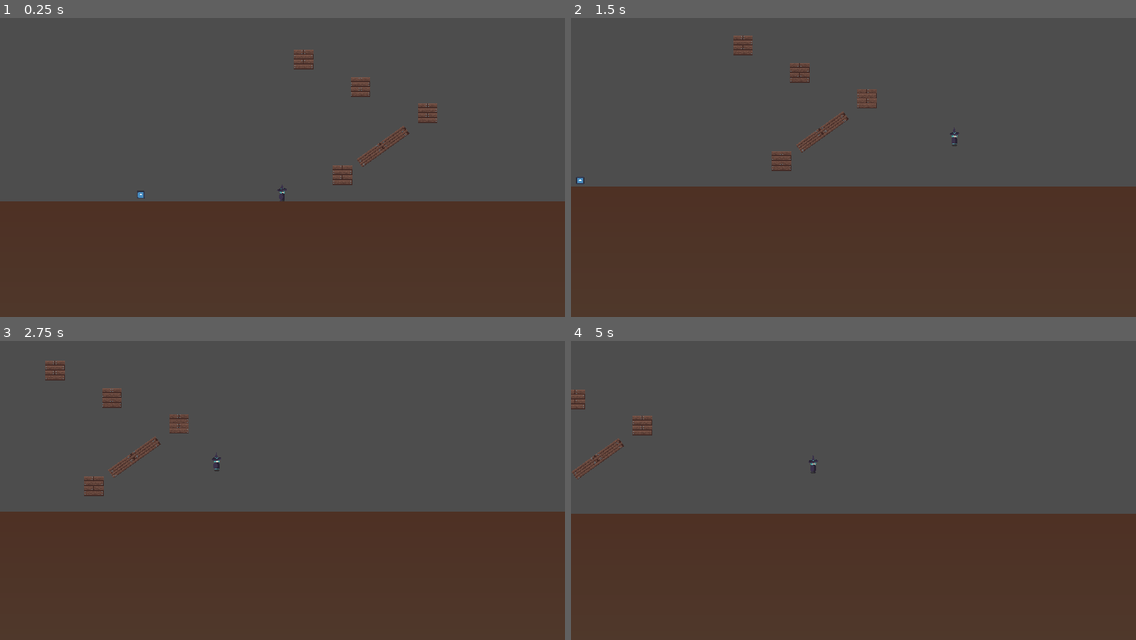
Above: before the commit, frames 1-4 (two rows, left to right).
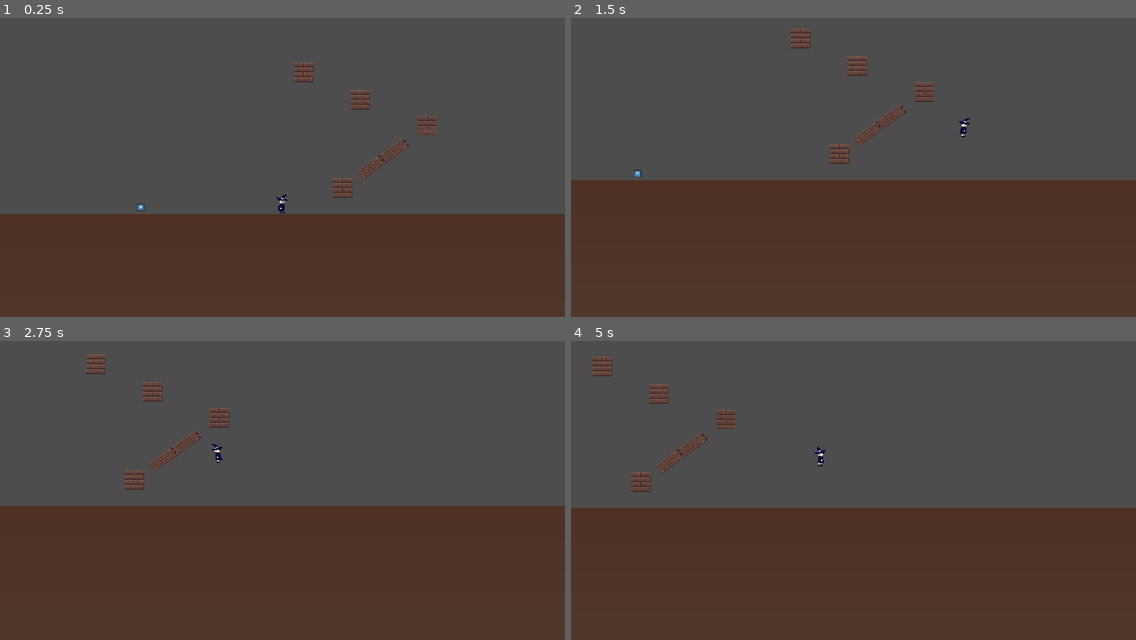
Above: after the commit, the same moments.

Repository: dicemaster5/Summon2Scale
Game: Godot game, scene res://scenes/main.tscn
Two runs of this game, one before a commit and one after it. Both use one fixed random seed, a clock stepped at 60 frames per second and the inputs below. The engine's default icon, where the game draws it, is replaced by a stand-in: a white triangle on a blue panel in a dark square.
Inputs:
- Up to frame 1 (0.25 s): no input
- Up to frame 2 (1.5 s): hold Shift (run) 0.53-1.28 s; hold D (move_right) from 0.53 s (still down); tap Space (jump) at 0.77, 0.8, 1.07, 1.35 s
- Up to frame 3 (2.75 s): tap Space (jump) at 1.52, 1.82, 2.3 s; tap Shift (run) at 1.55 s; release D (move_right) at 2.03 s; hold A (move_left) from 2.03 s (still down); hold Shift (run) from 2.03 s (still down)
- Up to frame 4 (5 s): release A (move_left) at 2.78 s; release Shift (run) at 2.78 s; hold D (move_right) 2.78-4.28 s; tap Shift (run) at 2.85, 4.35 s; tap Space (jump) at 3.02, 3.32, 3.6, 3.77, 4.07, 4.52, 4.82 s; hold A (move_left) from 4.28 s (still down)

The runs differ from the first frame. In frame 1, 5.8% of the frame differs, in the area x 0-100%, y 10-66%; in frame 2, 4.0%; in frame 3, 3.7%; in frame 4, 3.4%.

Commit message:
work on jumping

Diff:
--- a/project.godot
+++ b/project.godot
@@ -13,6 +13,7 @@
 config/name="Build And Climb"
 run/main_scene="res://scenes/main.tscn"
 config/features=PackedStringArray("4.3", "GL Compatibility")
+run/max_fps=60
 config/icon="res://icon.svg"
 
 [display]
--- a/scenes/main.tscn
+++ b/scenes/main.tscn
@@ -23,6 +23,8 @@
 [node name="Main" type="Node2D"]
 
 [node name="Camera2D" type="Camera2D" parent="." node_paths=PackedStringArray("follow_target")]
+position_smoothing_enabled = true
+rotation_smoothing_enabled = true
 script = ExtResource("1_k2bgo")
 follow_target = NodePath("../Player")
 
--- a/scenes/player.tscn
+++ b/scenes/player.tscn
@@ -1,66 +1,152 @@
-[gd_scene load_steps=11 format=3 uid="uid://k3xhnojhg2vg"]
+[gd_scene load_steps=22 format=3 uid="uid://k3xhnojhg2vg"]
 
 [ext_resource type="Script" path="res://systems/player.gd" id="1_ydmqw"]
-[ext_resource type="Texture2D" uid="uid://cgld6j4x52bus" path="res://assets/Blue Witch/Blue_witch/B_witch_idle.png" id="2_28c2l"]
+[ext_resource type="Texture2D" uid="uid://dqs1ils1l7u2u" path="res://assets/wizard_witch/main_character.png" id="2_wjbyj"]
+[ext_resource type="Texture2D" uid="uid://c4wp3aufi0dop" path="res://assets/wizard_witch/main_character_run.png" id="3_movwh"]
+[ext_resource type="Texture2D" uid="uid://cpnwjmaqevlqs" path="res://assets/wizard_witch/main_character_walk.png" id="4_akljy"]
 
 [sub_resource type="CapsuleShape2D" id="CapsuleShape2D_gy50o"]
 
-[sub_resource type="AtlasTexture" id="AtlasTexture_oqdxi"]
-atlas = ExtResource("2_28c2l")
-region = Rect2(0, 0, 32, 48)
+[sub_resource type="AtlasTexture" id="AtlasTexture_t2332"]
+atlas = ExtResource("2_wjbyj")
+region = Rect2(0, 0, 64, 64)
 
-[sub_resource type="AtlasTexture" id="AtlasTexture_bfqr3"]
-atlas = ExtResource("2_28c2l")
-region = Rect2(0, 48, 32, 48)
+[sub_resource type="AtlasTexture" id="AtlasTexture_ijwop"]
+atlas = ExtResource("2_wjbyj")
+region = Rect2(64, 0, 64, 64)
 
-[sub_resource type="AtlasTexture" id="AtlasTexture_doeg7"]
-atlas = ExtResource("2_28c2l")
-region = Rect2(0, 96, 32, 48)
+[sub_resource type="AtlasTexture" id="AtlasTexture_psol7"]
+atlas = ExtResource("2_wjbyj")
+region = Rect2(0, 64, 64, 64)
 
-[sub_resource type="AtlasTexture" id="AtlasTexture_fbsvy"]
-atlas = ExtResource("2_28c2l")
-region = Rect2(0, 144, 32, 48)
+[sub_resource type="AtlasTexture" id="AtlasTexture_mim2k"]
+atlas = ExtResource("2_wjbyj")
+region = Rect2(64, 64, 64, 64)
 
-[sub_resource type="AtlasTexture" id="AtlasTexture_vaxrg"]
-atlas = ExtResource("2_28c2l")
-region = Rect2(0, 192, 32, 48)
+[sub_resource type="AtlasTexture" id="AtlasTexture_4wnnq"]
+atlas = ExtResource("2_wjbyj")
+region = Rect2(0, 128, 64, 64)
 
-[sub_resource type="AtlasTexture" id="AtlasTexture_c6qw0"]
-atlas = ExtResource("2_28c2l")
-region = Rect2(0, 240, 32, 48)
+[sub_resource type="AtlasTexture" id="AtlasTexture_gnlxf"]
+atlas = ExtResource("2_wjbyj")
+region = Rect2(64, 128, 64, 64)
+
+[sub_resource type="AtlasTexture" id="AtlasTexture_ha458"]
+atlas = ExtResource("3_movwh")
+region = Rect2(0, 0, 64, 64)
+
+[sub_resource type="AtlasTexture" id="AtlasTexture_a6h1a"]
+atlas = ExtResource("3_movwh")
+region = Rect2(64, 0, 64, 64)
+
+[sub_resource type="AtlasTexture" id="AtlasTexture_4wthe"]
+atlas = ExtResource("3_movwh")
+region = Rect2(0, 64, 64, 64)
+
+[sub_resource type="AtlasTexture" id="AtlasTexture_2k1d6"]
+atlas = ExtResource("3_movwh")
+region = Rect2(64, 64, 64, 64)
+
+[sub_resource type="AtlasTexture" id="AtlasTexture_mwcxw"]
+atlas = ExtResource("4_akljy")
+region = Rect2(0, 0, 64, 64)
+
+[sub_resource type="AtlasTexture" id="AtlasTexture_dmcbp"]
+atlas = ExtResource("4_akljy")
+region = Rect2(64, 0, 64, 64)
+
+[sub_resource type="AtlasTexture" id="AtlasTexture_vkgk1"]
+atlas = ExtResource("4_akljy")
+region = Rect2(0, 64, 64, 64)
+
+[sub_resource type="AtlasTexture" id="AtlasTexture_pi4j0"]
+atlas = ExtResource("4_akljy")
+region = Rect2(64, 64, 64, 64)
+
+[sub_resource type="AtlasTexture" id="AtlasTexture_f8c6e"]
+atlas = ExtResource("4_akljy")
+region = Rect2(0, 128, 64, 64)
 
 [sub_resource type="SpriteFrames" id="SpriteFrames_vku5n"]
 animations = [{
 "frames": [{
 "duration": 1.0,
-"texture": SubResource("AtlasTexture_oqdxi")
+"texture": SubResource("AtlasTexture_t2332")
 }, {
 "duration": 1.0,
-"texture": SubResource("AtlasTexture_bfqr3")
+"texture": SubResource("AtlasTexture_ijwop")
 }, {
 "duration": 1.0,
-"texture": SubResource("AtlasTexture_doeg7")
+"texture": SubResource("AtlasTexture_psol7")
 }, {
 "duration": 1.0,
-"texture": SubResource("AtlasTexture_fbsvy")
+"texture": SubResource("AtlasTexture_mim2k")
 }, {
 "duration": 1.0,
-"texture": SubResource("AtlasTexture_vaxrg")
+"texture": SubResource("AtlasTexture_4wnnq")
 }, {
 "duration": 1.0,
-"texture": SubResource("AtlasTexture_c6qw0")
+"texture": SubResource("AtlasTexture_gnlxf")
 }],
 "loop": true,
-"name": &"default",
+"name": &"Idle",
+"speed": 5.0
+}, {
+"frames": [{
+"duration": 0.65,
+"texture": SubResource("AtlasTexture_ha458")
+}, {
+"duration": 0.65,
+"texture": SubResource("AtlasTexture_a6h1a")
+}, {
+"duration": 0.65,
+"texture": SubResource("AtlasTexture_4wthe")
+}, {
+"duration": 0.65,
+"texture": SubResource("AtlasTexture_2k1d6")
+}],
+"loop": true,
+"name": &"run",
+"speed": 5.0
+}, {
+"frames": [{
+"duration": 1.0,
+"texture": SubResource("AtlasTexture_mwcxw")
+}, {
+"duration": 1.0,
+"texture": SubResource("AtlasTexture_dmcbp")
+}, {
+"duration": 1.0,
+"texture": SubResource("AtlasTexture_vkgk1")
+}, {
+"duration": 1.0,
+"texture": SubResource("AtlasTexture_pi4j0")
+}, {
+"duration": 1.0,
+"texture": SubResource("AtlasTexture_f8c6e")
+}],
+"loop": true,
+"name": &"walk",
 "speed": 5.0
 }]
 
 [node name="Player" type="CharacterBody2D"]
+physics_interpolation_mode = 1
+floor_constant_speed = true
 script = ExtResource("1_ydmqw")
+walk_speed = 200.0
+run_speed = 400.0
 
 [node name="Collider" type="CollisionShape2D" parent="."]
 shape = SubResource("CapsuleShape2D_gy50o")
 
 [node name="AnimatedSprite2D" type="AnimatedSprite2D" parent="."]
+position = Vector2(0, -5)
 sprite_frames = SubResource("SpriteFrames_vku5n")
-frame_progress = 0.0635903
+animation = &"Idle"
+autoplay = "Idle"
+frame_progress = 0.502005
+
+[node name="CoyoteTimer" type="Timer" parent="."]
+wait_time = 5.0
+one_shot = true
--- a/systems/player.gd
+++ b/systems/player.gd
@@ -1,31 +1,63 @@
 extends CharacterBody2D
-
 
 @export var walk_speed: float = 300.0
 @export var run_speed: float = 500.0
 @export var jump_velocity: float = -400.0
 
+@onready var animator: AnimatedSprite2D = $AnimatedSprite2D
+@onready var coyote_timer: Timer = $CoyoteTimer
+
 var move_speed: float
+var jumped: bool
+var can_jump: bool
+
+var coyote_frames = 6  # How many in-air frames to allow jumping
+var coyote = false  # Track whether we're in coyote time or not
+var last_floor = false  # Last frame's on-floor state
+
+var gravity_enabled = true
+
+func _ready() -> void:
+	animator.play()
 
 func _physics_process(delta: float) -> void:
 	# Add the gravity.
-	if not is_on_floor():
+	if not is_on_floor() && gravity_enabled:
 		velocity += get_gravity() * delta
+
+	# Get the input direction and handle the movement/deceleration.
+	var direction := Input.get_axis("move_left", "move_right")
 
 	# Handle jump.
 	if is_on_floor():
-		if Input.is_action_just_pressed("jump"):
-			velocity.y = jump_velocity
-		if Input.is_action_pressed("run"):
-			move_speed = run_speed
+		can_jump = true
+		coyote_timer.stop()
+
+		if direction != 0:
+			if Input.is_action_pressed("run"):
+				move_speed = run_speed
+				animator.play("run")
+			else:
+				move_speed = walk_speed
+				animator.play("walk")
 		else:
-			move_speed = walk_speed
+			animator.play("Idle")
 
-	# Get the input direction and handle the movement/deceleration.
-	var direction := Input.get_axis("move_left", "move_right")
+	if Input.is_action_just_pressed("jump") and (is_on_floor() or coyote):
+		velocity.y = jump_velocity
+		jumped = true
+
 	if direction:
 		velocity.x = direction * move_speed
+
+		# Flip character
+		if velocity.x > 0:
+			animator.flip_h = false
+		elif velocity.x < 0:
+			animator.flip_h = true
+
 	else:
 		velocity.x = move_toward(velocity.x, 0, move_speed)
 
+	print(velocity.y)
 	move_and_slide()
Not shown: 1 places in scenes/main.tscn that only renumber resources
Not shown: 1 places in scenes/winscreen.tscn that only renumber resources
